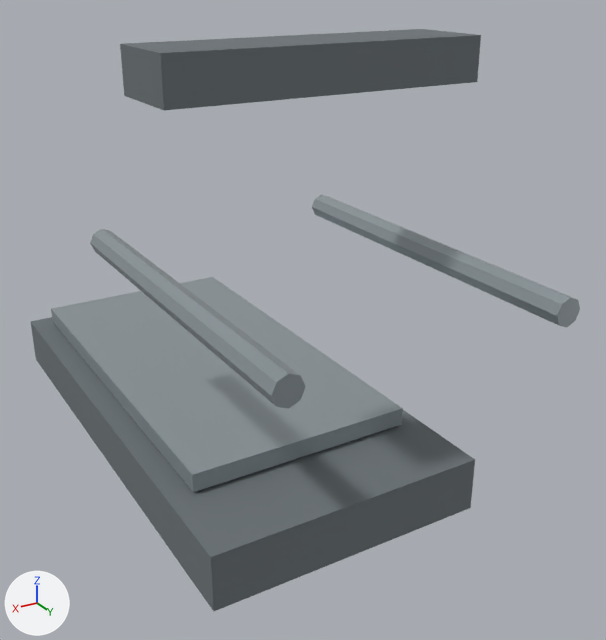
What one commit did to the glTF model public/builder-assets/openlife/gym_treadmill.glb.
Both versions are drawn from a camera (50 mm lens) standing at (1.15, 2.53, 1.66) and looking at (-0.16, 0.35, 0.57). Arrows for +X, +Y and +Z are at lower left; the lights stay in place. The picture after the commit comes second. Where no turn or scale is listed for an object, it has been applied to the vertices.

Objects in the first picture: 'part_00', 'part_01', 'part_02', 'part_03', 'part_04'.
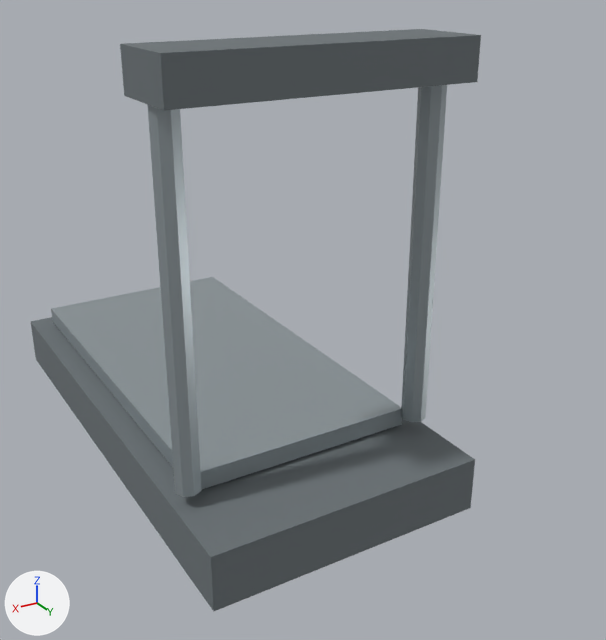
Where the change shows, as pixel boxes (x1, y1, x2, y2) in the pictures (606 x 640 px):
'part_03', moved, turned
    before: (90, 229, 306, 409)
    after: (147, 104, 202, 497)
'part_02', moved, turned
    before: (312, 195, 580, 327)
    after: (401, 85, 447, 422)

What the commit changed:
Object 'part_02' (ob_part_02) moves from (0.0, 0.0, 0.0) to (0.0, 1.51, 0.21).
Object 'part_02' (ob_part_02) turns from (0, 0, 0) to (90, 0, 0) degrees about x, y and z.
Object 'part_03' (ob_part_03) moves from (0.0, 0.0, 0.0) to (0.0, 1.51, 0.21).
Object 'part_03' (ob_part_03) turns from (0, 0, 0) to (90, 0, 0) degrees about x, y and z.
